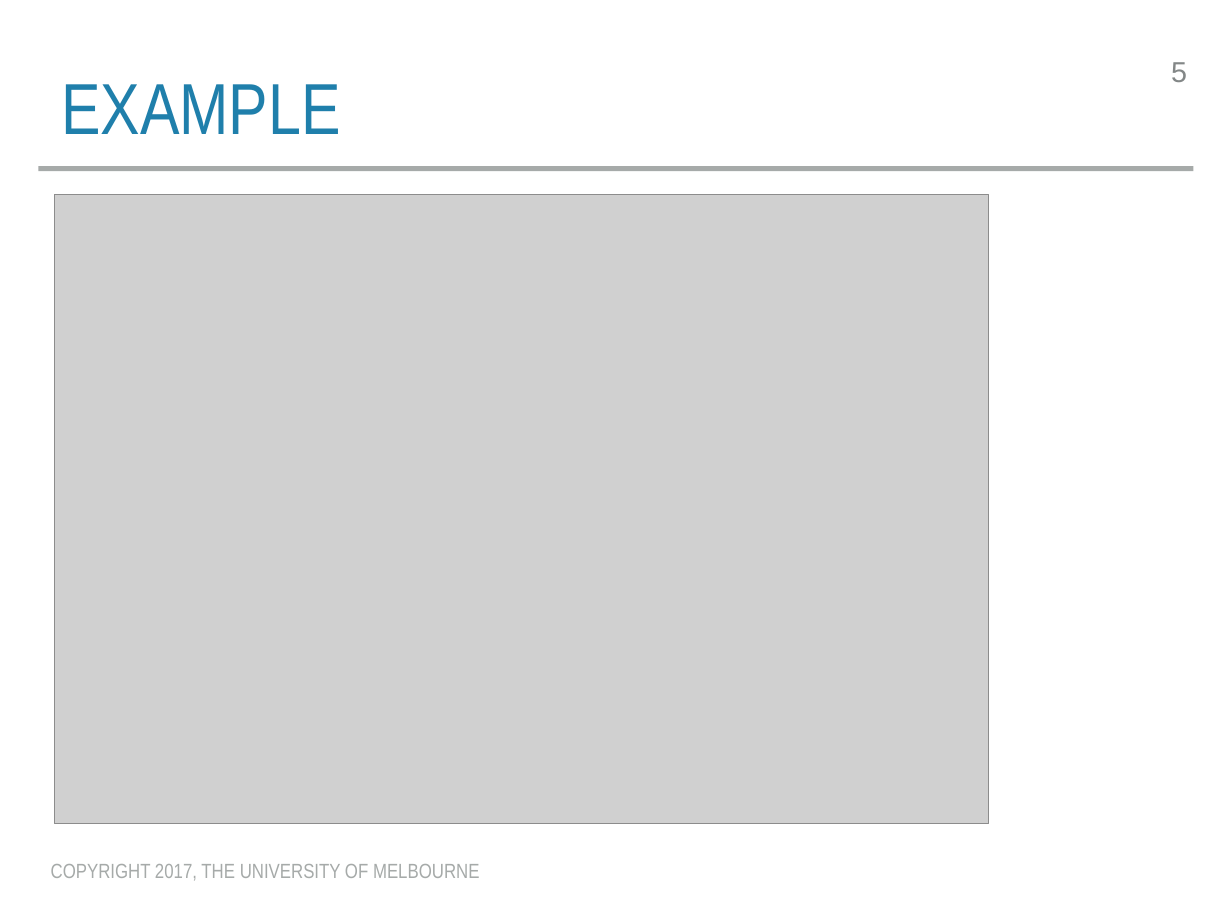
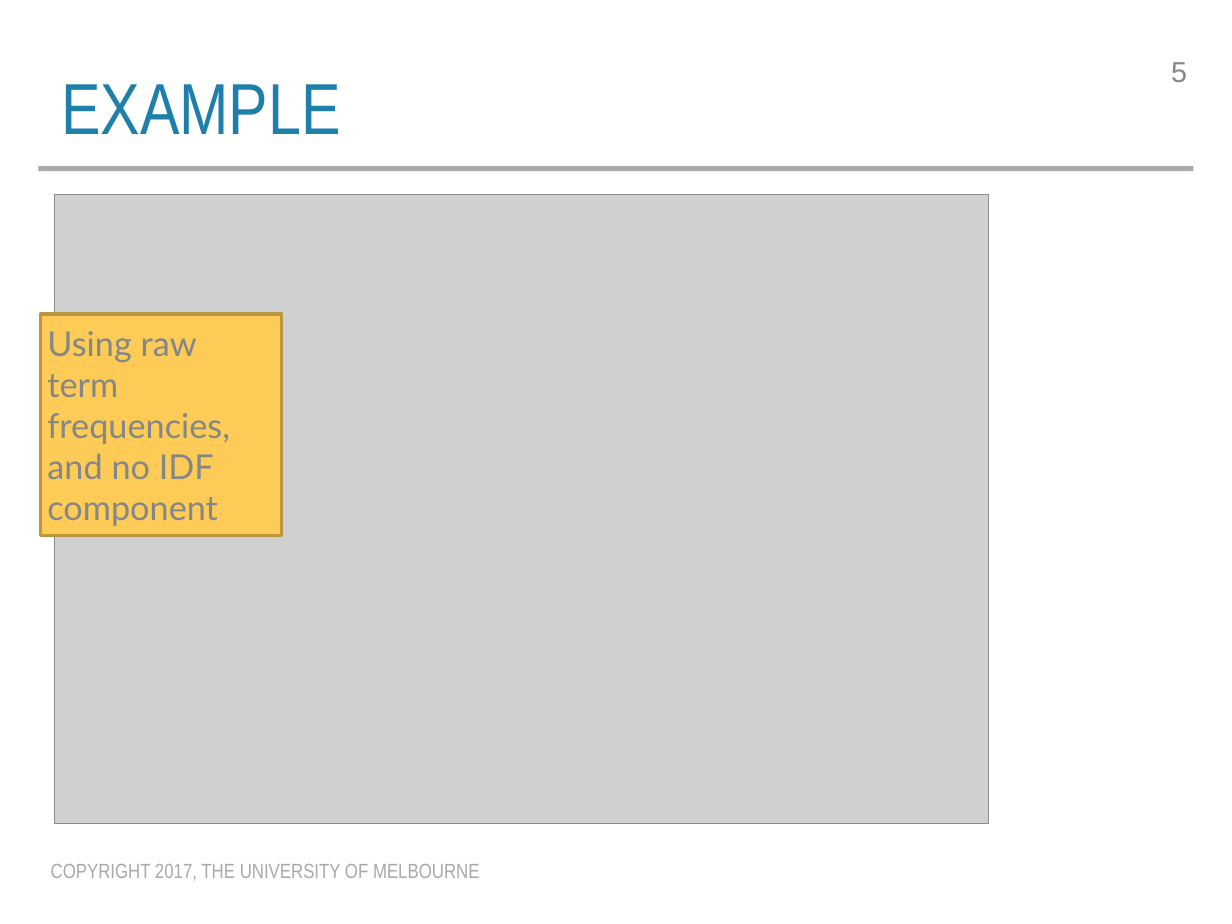
Before and after one commit to trevorcohn/comp90042, a slide deck: slide 5 of slides/WSTA_L16_vsm_eval.pptx. Drawn at 1232x924 pixels with LibreOffice and Linux fonts; fonts in the diff are those of the drawing; grey boxes stand for pictures. Boxes give left, top, right and bottom in pixels: in the first picture for what was removed or moved away, otherwise in the second. Text is boxed around its words. In the diff, an @@ line names an element or a change of style, - is before the commit and + after.

```diff
--- a/slides/WSTA_L16_vsm_eval.pptx
+++ b/slides/WSTA_L16_vsm_eval.pptx
@@ rectangle added at [41, 314, 282, 536], fill #FDCB56, outline #BB9640 2 pt, 20 pt, text #838787 @@
+Using raw term frequencies, and no IDF component
```
Also in this commit, not shown: 7 other slides changed, 1 slide added, 4 other files.
